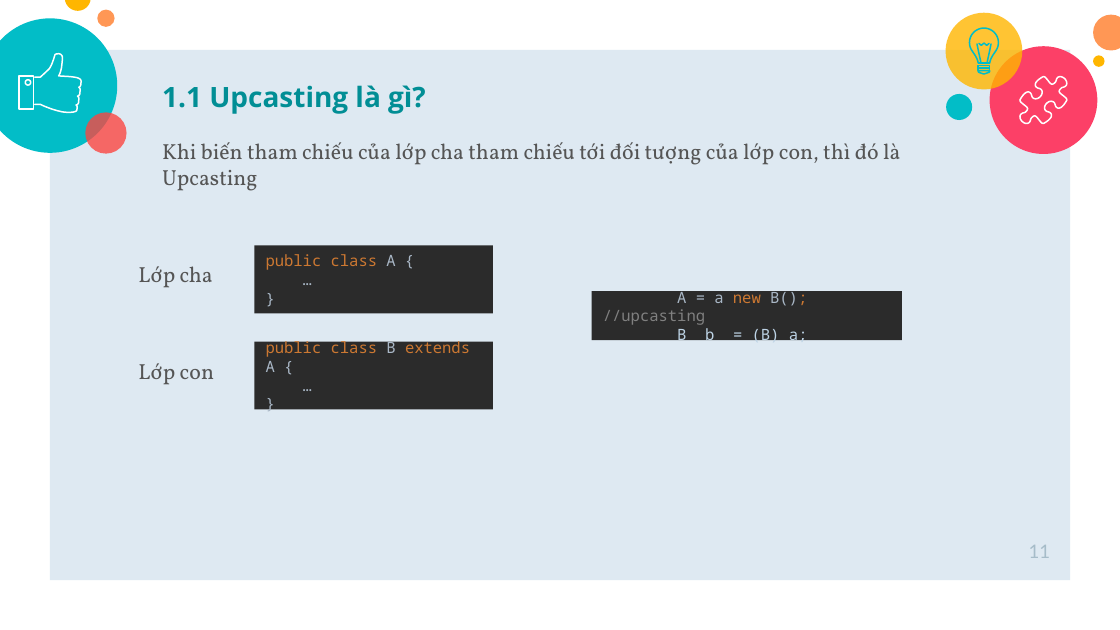
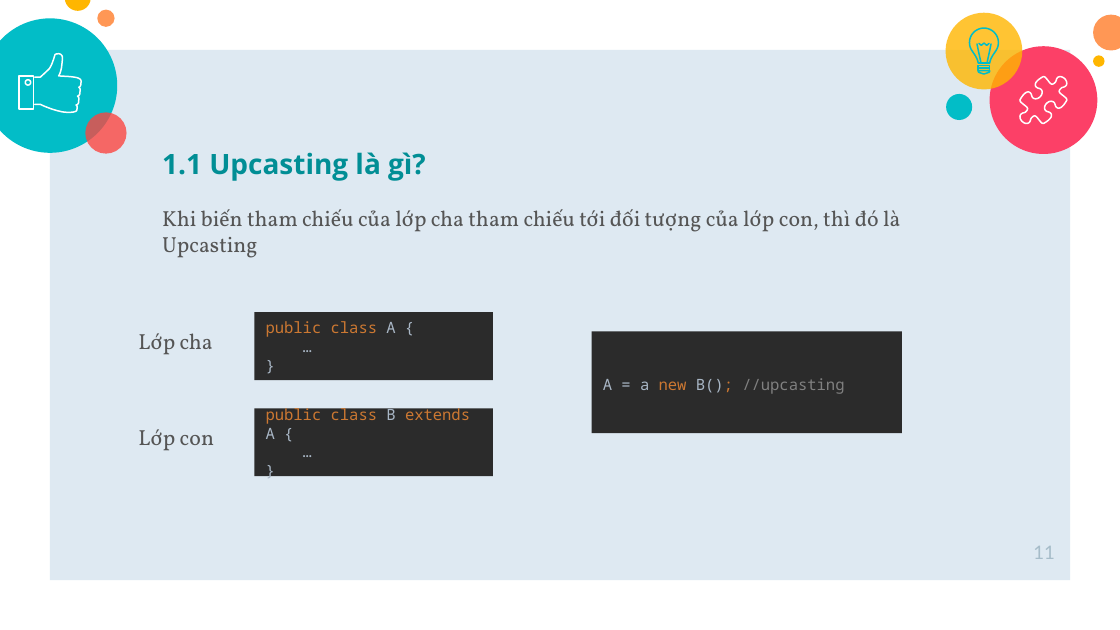
Before and after one commit to SonJava10Rikkei/Demo_Polymorphism-master2, a slide deck: slide 11 of Slide-Polymorphism-master.pptx. Drawn at 1120x630 pixels with LibreOffice and Linux fonts; fonts in the diff are those of the drawing. Boxes give left, top, right and bottom in pixels: in the first picture for what was removed or moved away, otherwise in the second. Text is boxed around its words. In the diff, an @@ line names an element or a change of style, - is before the commit and + after.

```diff
--- a/Slide-Polymorphism-master.pptx
+++ b/Slide-Polymorphism-master.pptx
@@ text "Lớp cha": place and size @@
-text "Lớp cha" at [138,266,213,288]
+text "Lớp cha" at [138,333,213,355]
@@ 3 texts, 2 rectangles: place and size @@
-3 texts, 2 rectangles at [138,85,900,410]
+3 texts, 2 rectangles at [138,152,900,477]
@@ rectangle "A = a new B(); ...": place and size @@
-rectangle "A = a new B(); ..." at [591,291,902,340]
+rectangle "A = a new B(); ..." at [591,332,902,433]
@@ text in rectangle at [603,378,844,394]: text changed @@
-A = a new B(); //upcasting
-B b = (B) a;
+A = a new B(); //upcasting
@@ page number: place and size @@
-page number at [1029,545,1051,558]
+page number at [1033,546,1055,559]
```
Also in this commit, not shown: 5 other slides changed, 2 slides added, 6 slides removed, 2 other files.
